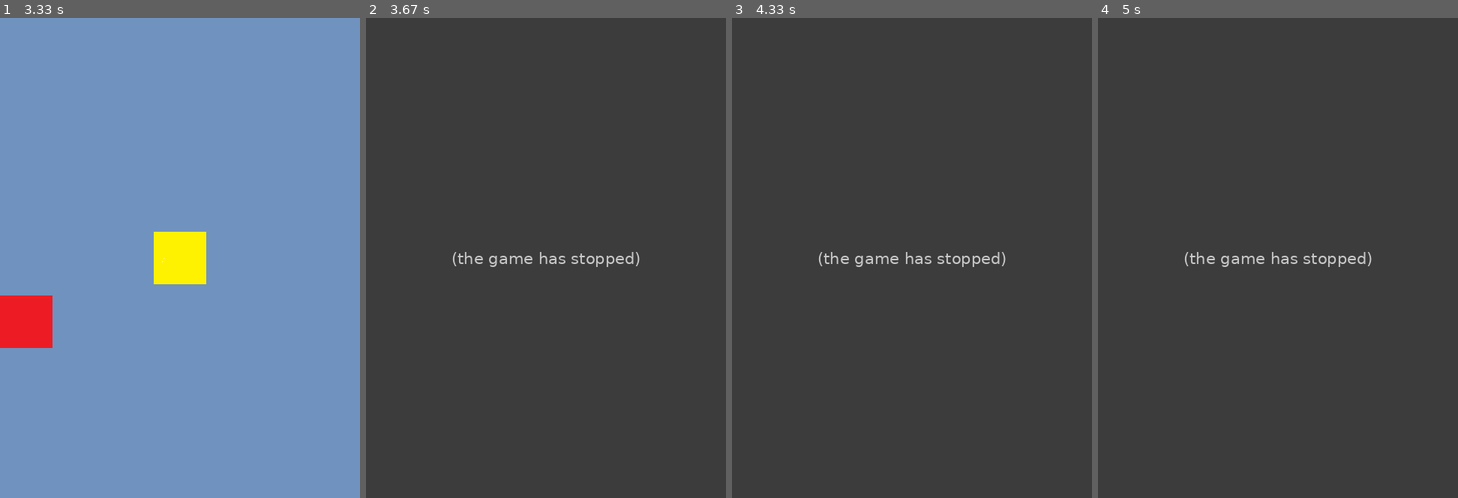
Above: before the commit, frames 1-4 (left to right).
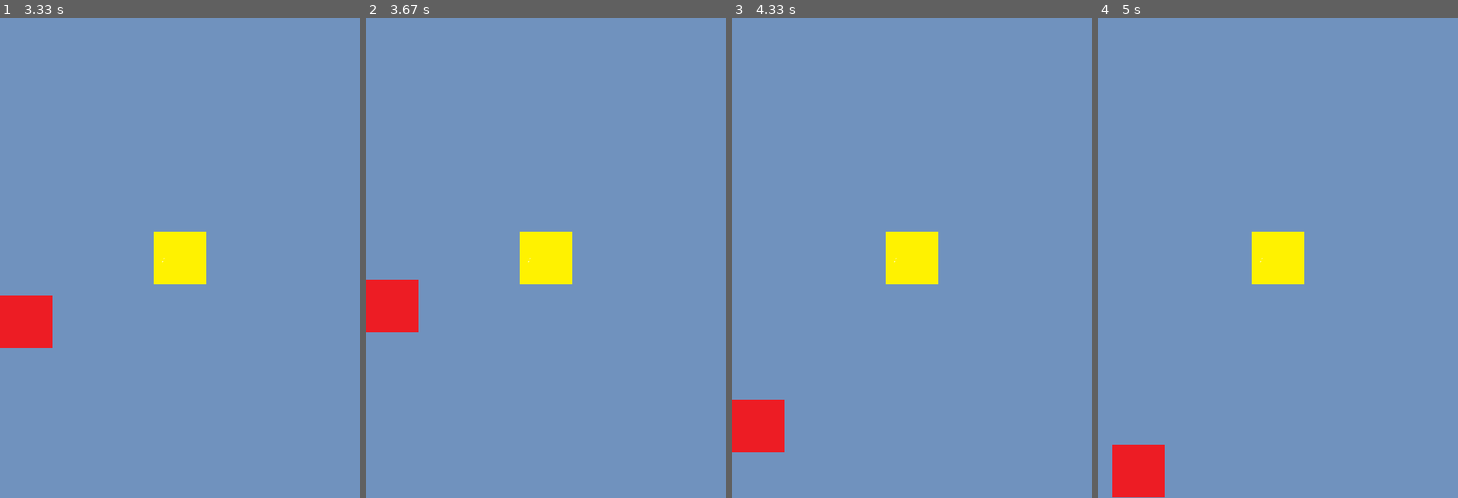
Above: after the commit, the same moments.

Repository: e-7281998/python_arcade
Game: pygame game, started from pygame_basic/6_collision.py
The game is run twice, just before and just after one commit, with the same random seed, the same clock (stepped at 60 frames per second) and the same inputs.
Inputs:
- Up to frame 1 (3.33 s): hold Right 0.33-0.8 s; hold Up 0.83-1.13 s; hold Left 1.67-2.2 s; hold Down 2.23-2.53 s; hold Left 2.57-2.97 s; hold Up from 3 s (still down)
- Up to frame 2 (3.67 s): release Up at 3.37 s
- Up to frame 3 (4.33 s): hold Down from 4.07 s (still down)
- Up to frame 4 (5 s): release Down at 4.43 s; hold Right from 4.97 s (still down)

Frame 1 is identical in both runs. In frame 2, 100% of the frame differs, in the area x 0-100%, y 0-100%; in frame 3, 100%; in frame 4, 100%.
Before the commit the program exited at 3.35 s; later frames show no game.

Commit message:
feat : rect값 수정 right => top

Diff:
--- a/pygame_basic/6_collision.py
+++ b/pygame_basic/6_collision.py
@@ -90,11 +90,11 @@
     # 캐릭터가 움직여도 rect정보는 같음. 움직일때 화면상의 정보와 같이 변경해줘야 함.
     # print("character_rect : " , character_rect)
     character_rect.left = character_x_pos
-    character_rect.right = character_y_pos
+    character_rect.top = character_y_pos
 
     enermy_rect = enermy.get_rect()
     enermy_rect.left = enermy_x_pos
-    enermy_rect.right = enermy_y_pos
+    enermy_rect.top = enermy_y_pos
 
     # 충돌 체크
     # colliderect : 사각형 기준으로 충돌이 있었는지 확인하는 함수
